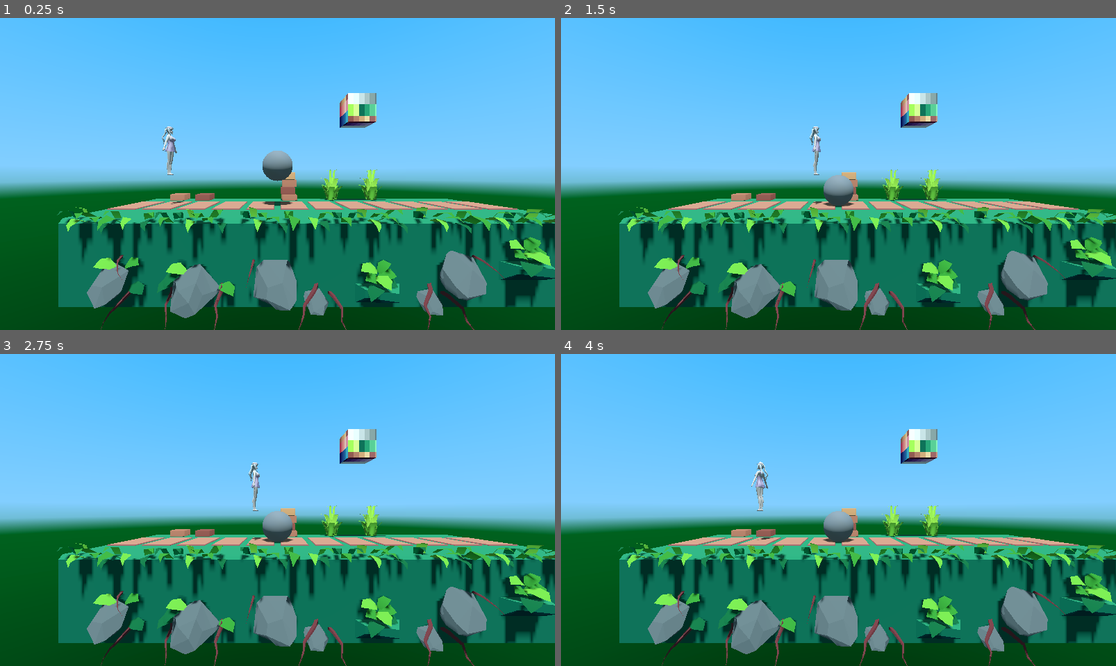
Above: before the commit, frames 1-4 (two rows, left to right).
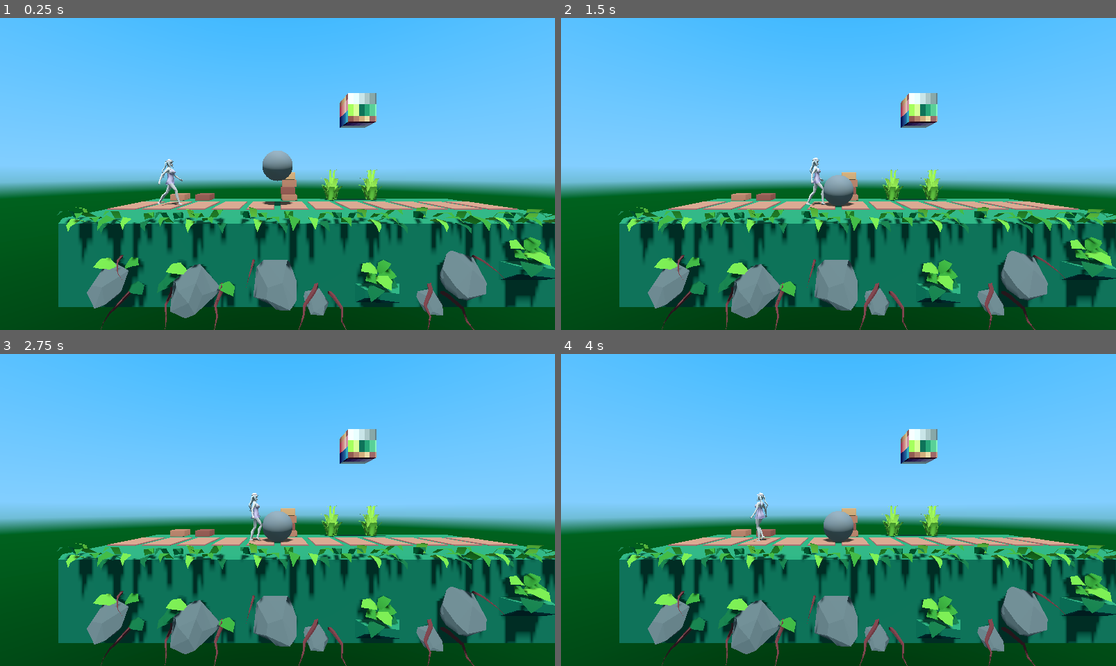
Above: after the commit, the same moments.

Repository: KoB-Kirito/nsfw-minijam-6
Game: Godot game, scene res://game/levels/Testlevel.tscn
The game is run twice, just before and just after one commit, with the same random seed, the same clock (stepped at 60 frames per second) and the same inputs. This scene is started directly instead of the project's main scene.
Inputs (mouse positions are in pixels of both pictures, inside the frame that each line leads up to):
- Up to frame 1 (0.25 s): no input
- Up to frame 2 (1.5 s): move the mouse to (960, 158) at 0.52 s; hold D (forward) 0.53-1.25 s; click (960, 158) at 0.67 s; drag from (727, 189) to (810, 236) at 1.27 s
- Up to frame 3 (2.75 s): tap Enter at 2 s; move the mouse to (333, 441) at 2.02 s; hold D (forward) from 2.03 s (still down)
- Up to frame 4 (4 s): release D (forward) at 2.75 s; drag from (810, 572) to (672, 463) at 2.77 s; move the mouse to (1005, 556) at 3.52 s; hold A (backward) from 3.53 s (still down)

The runs differ from the first frame. In frame 1, 0.4% of the frame differs, in the area x 28-34%, y 34-61%; in frame 2, 0.3%; in frame 3, 0.3%; in frame 4, 0.4%.

Commit message:
Player Animation

Diff:
--- /dev/null
+++ b/assets/models/dummy/player-model.tscn
@@ -0,0 +1,91 @@
+[gd_scene load_steps=6 format=3 uid="uid://dcv51hj0eyjv2"]
+
+[ext_resource type="PackedScene" uid="uid://c2723v3g720sw" path="res://assets/models/dummy/Chibi2.gltf" id="1_3qks6"]
+
+[sub_resource type="AnimationNodeAnimation" id="AnimationNodeAnimation_jqsmd"]
+animation = &"Laufen"
+
+[sub_resource type="AnimationNodeAnimation" id="AnimationNodeAnimation_nbm3i"]
+animation = &"Idle"
+
+[sub_resource type="AnimationNodeBlendSpace1D" id="AnimationNodeBlendSpace1D_6gwbh"]
+blend_point_0/node = SubResource("AnimationNodeAnimation_jqsmd")
+blend_point_0/pos = 0.0
+blend_point_1/node = SubResource("AnimationNodeAnimation_nbm3i")
+blend_point_1/pos = -1.0
+
+[sub_resource type="AnimationNodeBlendTree" id="AnimationNodeBlendTree_boo2g"]
+graph_offset = Vector2(-415.333, 38.6667)
+nodes/IdleToRun/node = SubResource("AnimationNodeBlendSpace1D_6gwbh")
+nodes/IdleToRun/position = Vector2(23.5412, 154.771)
+node_connections = [&"output", 0, &"IdleToRun"]
+
+[node name="Chibi" instance=ExtResource("1_3qks6")]
+
+[node name="Skeleton3D" parent="Rig" index="0"]
+bones/1/position = Vector3(6.52367e-10, -0.0364028, 0.800531)
+bones/1/rotation = Quaternion(-0.0228437, 0.855918, 0.515212, 0.0379503)
+bones/2/rotation = Quaternion(-0.237831, 0.00879281, 0.0340124, 0.970671)
+bones/3/rotation = Quaternion(-0.120481, -0.00244325, 0.0184772, 0.992541)
+bones/4/rotation = Quaternion(0.0853064, 0.000756019, -0.00414575, 0.996346)
+bones/4/scale = Vector3(1.00058, 1.00058, 1.00058)
+bones/5/rotation = Quaternion(0.104434, -0.000259467, -0.00575181, 0.994515)
+bones/5/scale = Vector3(0.999423, 0.999423, 0.999423)
+bones/6/rotation = Quaternion(-0.0476079, -0.00106152, -0.010362, 0.998812)
+bones/10/rotation = Quaternion(-6.46695e-07, 0.827143, 0.561992, -9.50995e-07)
+bones/12/rotation = Quaternion(-4.61953e-07, 0.547954, 0.836509, -3.02828e-07)
+bones/14/rotation = Quaternion(0.0814465, 0.597341, 0.795104, -0.0660319)
+bones/15/rotation = Quaternion(-0.0814466, 0.597341, 0.795104, 0.066032)
+bones/16/rotation = Quaternion(-0.517142, -0.468606, -0.441723, 0.563785)
+bones/16/scale = Vector3(0.999423, 0.999423, 0.999423)
+bones/17/rotation = Quaternion(-0.57023, 0.427697, -0.31219, 0.628053)
+bones/18/rotation = Quaternion(0.104201, 0.0361455, -0.181924, 0.977108)
+bones/19/rotation = Quaternion(0.674197, -0.0195205, 0.0606833, 0.735795)
+bones/20/rotation = Quaternion(0.0887317, -0.541781, -0.112053, 0.828278)
+bones/40/rotation = Quaternion(-0.546819, 0.433568, 0.473902, 0.537052)
+bones/40/scale = Vector3(0.999423, 0.999423, 0.999423)
+bones/41/rotation = Quaternion(-0.564073, -0.383647, 0.131733, 0.719224)
+bones/42/rotation = Quaternion(0.0959098, -0.0362722, 0.167449, 0.980534)
+bones/44/rotation = Quaternion(0.212794, 0.309541, -0.0647226, 0.924507)
+bones/65/position = Vector3(0.159266, -0.21938, 1.06697)
+bones/66/position = Vector3(-0.1619, 0.392, 0.4604)
+bones/67/position = Vector3(0.1619, 0.392, 0.4604)
+bones/68/position = Vector3(-0.049, -0.0766273, 0.096594)
+bones/68/rotation = Quaternion(-0.618756, -0.000278009, 0.000218971, 0.785583)
+bones/69/position = Vector3(0.049, -0.03, 0.07)
+bones/69/rotation = Quaternion(-0.382683, 0.00032695, -0.000135427, 0.92388)
+bones/70/position = Vector3(-0.174346, 0.0189558, 0.821228)
+bones/70/rotation = Quaternion(-0.290178, -0.638515, 0.379448, 0.603419)
+bones/71/position = Vector3(0.195088, -0.0580804, 0.812124)
+bones/71/rotation = Quaternion(-0.293098, 0.345633, -0.586488, 0.671315)
+bones/72/position = Vector3(1.34586e-08, -0.0364028, 0.800531)
+bones/72/rotation = Quaternion(0.138331, 0.0363761, 0.494091, 0.857563)
+bones/73/rotation = Quaternion(0.678315, -0.179093, 0.357781, -0.616286)
+bones/74/rotation = Quaternion(-0.349887, 0.00091689, 0.0857018, 0.932863)
+bones/76/rotation = Quaternion(0.337862, 0.0973103, -0.0161095, 0.936013)
+bones/77/rotation = Quaternion(0.605035, 0.000281406, -0.00021364, 0.796198)
+bones/78/position = Vector3(-1.21819e-08, -0.0364028, 0.800531)
+bones/78/rotation = Quaternion(0.208241, -0.15985, -0.468932, 0.843319)
+bones/79/rotation = Quaternion(0.783528, 0.135087, -0.373605, -0.47776)
+bones/80/rotation = Quaternion(-0.0815713, -0.000979408, -0.0199802, 0.996467)
+bones/82/rotation = Quaternion(0.433501, -0.108464, 0.0284084, 0.894151)
+
+[node name="AnimationTree" type="AnimationTree" parent="." index="2"]
+tree_root = SubResource("AnimationNodeBlendTree_boo2g")
+anim_player = NodePath("../AnimationPlayer")
+parameters/current_length = 1.0
+parameters/current_position = 0.93378
+parameters/current_delta = 0.0166667
+parameters/IdleToRun/current_length = 1.0
+parameters/IdleToRun/current_position = 0.93378
+parameters/IdleToRun/current_delta = 0.0166667
+parameters/IdleToRun/blend_position = -1.0
+parameters/IdleToRun/0/current_length = 1.33333
+parameters/IdleToRun/0/current_position = 0.294882
+parameters/IdleToRun/0/current_delta = 0.0166667
+parameters/IdleToRun/1/current_length = 1.0
+parameters/IdleToRun/1/current_position = 0.93378
+parameters/IdleToRun/1/current_delta = 0.0166667
+parameters/output/current_length = 1.0
+parameters/output/current_position = 0.93378
+parameters/output/current_delta = 0.0166667
--- a/game/levels/Testlevel.tscn
+++ b/game/levels/Testlevel.tscn
@@ -1,8 +1,8 @@
-[gd_scene load_steps=15 format=3 uid="uid://d1it5tbiaxv8a"]
+[gd_scene load_steps=14 format=3 uid="uid://d1it5tbiaxv8a"]
 
 [ext_resource type="MeshLibrary" uid="uid://dfv7wbqvrkh0g" path="res://assets/libraries/Lib_Terrain.tres" id="1_rwoem"]
 [ext_resource type="Material" uid="uid://8be2olkul00i" path="res://assets/materials/Mat_LevelGrid.tres" id="2_bi5ae"]
-[ext_resource type="PackedScene" uid="uid://c2723v3g720sw" path="res://assets/models/dummy/Chibi2.gltf" id="3_dv85o"]
+[ext_resource type="PackedScene" uid="uid://dcv51hj0eyjv2" path="res://assets/models/dummy/player-model.tscn" id="3_7i0li"]
 [ext_resource type="Script" path="res://game/player/player.gd" id="3_ingl7"]
 
 [sub_resource type="SphereMesh" id="SphereMesh_wtyy0"]
@@ -32,9 +32,7 @@
 ambient_light_color = Color(0.331538, 0.437518, 0.472877, 1)
 ambient_light_sky_contribution = 0.0
 
-[sub_resource type="AnimationRootNode" id="AnimationRootNode_6eb5i"]
-
-[sub_resource type="CapsuleShape3D" id="CapsuleShape3D_nnkva"]
+[sub_resource type="CapsuleShape3D" id="CapsuleShape3D_hjpuu"]
 radius = 0.225
 height = 1.6
 
@@ -58,6 +56,7 @@
 
 [node name="Camera3D" type="Camera3D" parent="."]
 transform = Transform3D(1, 0, 0, 0, 1, 0, 0, 0, 1, 0, 2.02771, 7.63266)
+current = true
 
 [node name="DirectionalLight3D" type="DirectionalLight3D" parent="."]
 transform = Transform3D(1, 0, 0, 0, 0.295108, 0.955464, 0, -0.955464, 0.295108, 0, 4.83629, 3.02739)
@@ -77,15 +76,9 @@
 transform = Transform3D(1, 0, 0, 0, 1, 0, 0, 0, 1, -3.5, 1, 1)
 script = ExtResource("3_ingl7")
 
-[node name="Model" parent="Player" instance=ExtResource("3_dv85o")]
+[node name="Model" parent="Player" instance=ExtResource("3_7i0li")]
 transform = Transform3D(-4.37114e-08, 0, 1, 0, 1, 0, -1, 0, -4.37114e-08, 0, 0, 0)
 
-[node name="AnimationTree" type="AnimationTree" parent="Player/Model"]
-tree_root = SubResource("AnimationRootNode_6eb5i")
-parameters/current_length = 0.0
-parameters/current_position = 0.0
-parameters/current_delta = 0.0
-
 [node name="CollisionShape3D" type="CollisionShape3D" parent="Player"]
-transform = Transform3D(1, 0, 0, 0, 1, 0, 0, 0, 1, 0, -0.2, 0)
-shape = SubResource("CapsuleShape3D_nnkva")
+transform = Transform3D(1, 0, 0, 0, 1, 0, 0, 0, 1, 0, 0.8, 0)
+shape = SubResource("CapsuleShape3D_hjpuu")
Binary file changed: assets/models/dummy/Chibi2.bin
Not shown, changed: assets/models/dummy/Chibi2.gltf
Not shown, changed: assets/models/dummy/Chibi2.gltf.import
